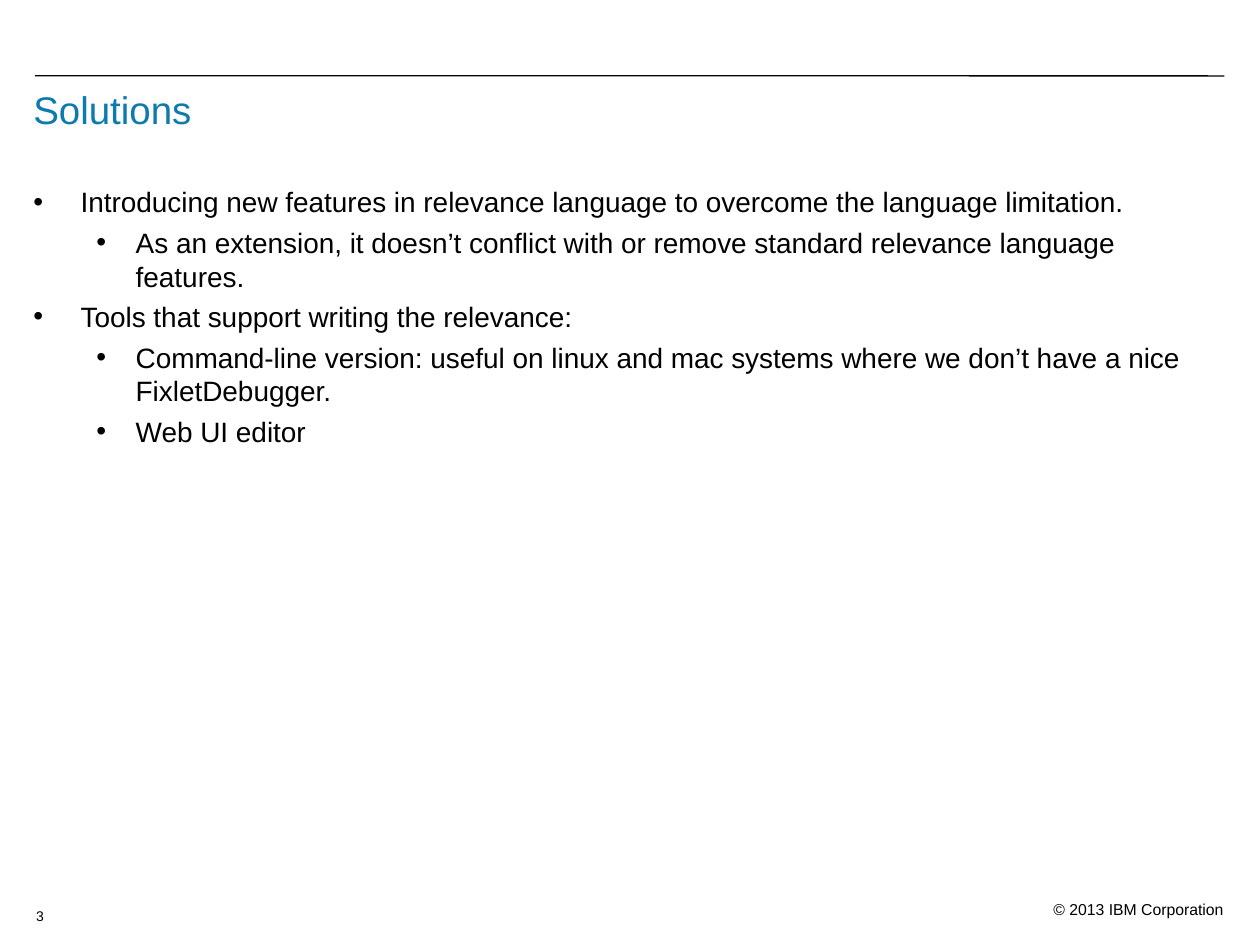
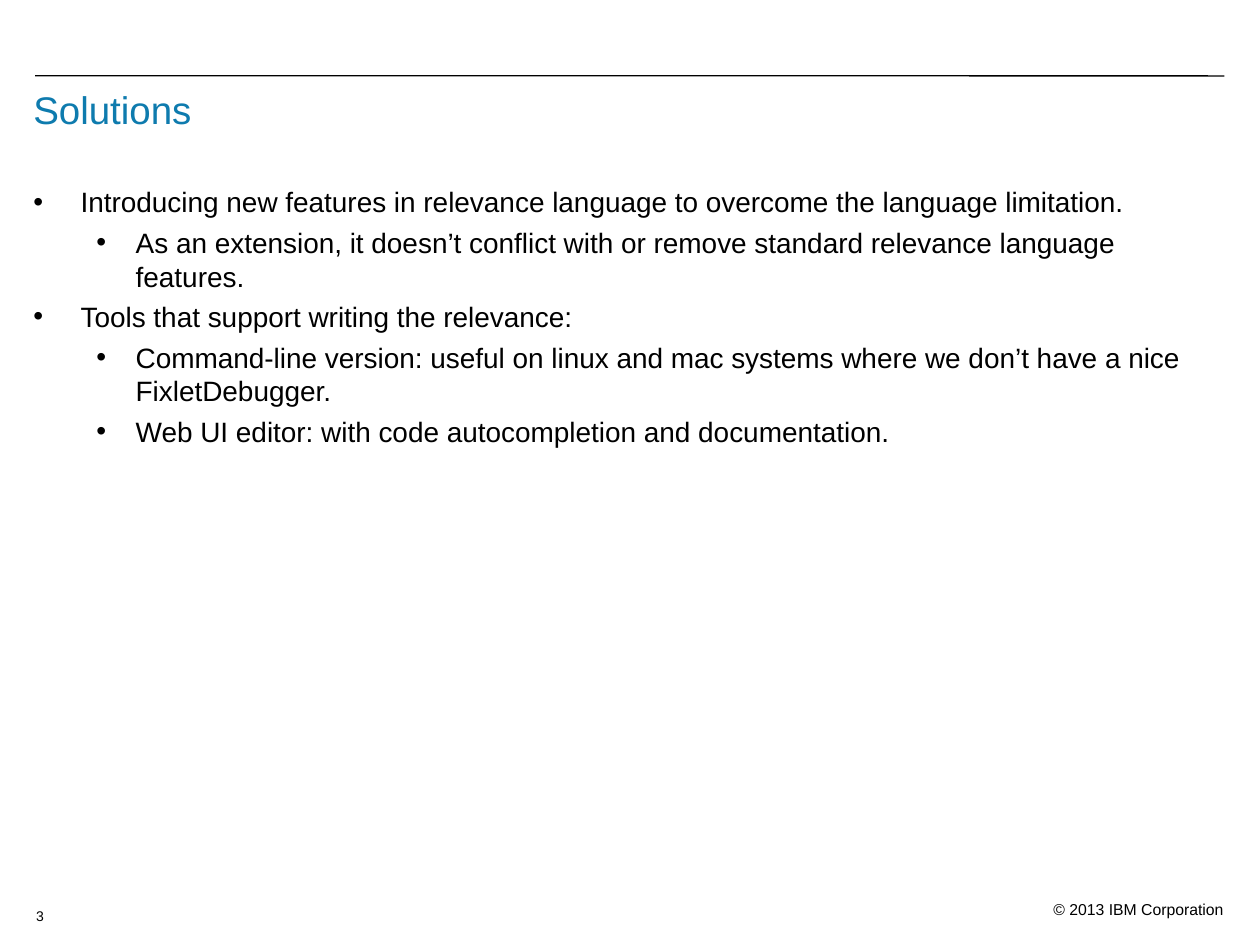
Before and after one commit to baonhan/relevance-tool, a slide deck: slide 3 of relevance_editor.ppt. Drawn at 1260x945 pixels with LibreOffice and Linux fonts; fonts in the diff are those of the drawing; background and template pictures are left out. Boxes give left, top, right and bottom in pixels: in the first picture for what was removed or moved away, otherwise in the second. Text is boxed around its words. In the diff, an @@ line names an element or a change of style, - is before the commit and + after.

```diff
--- a/relevance_editor.ppt
+++ b/relevance_editor.ppt
@@ text at box(136, 421, 889, 447): text changed @@
-  • Web UI editor
+  • Web UI editor: with code autocompletion and documentation.
```
Also in this commit, not shown: 3 other slides changed, 1 other file.
